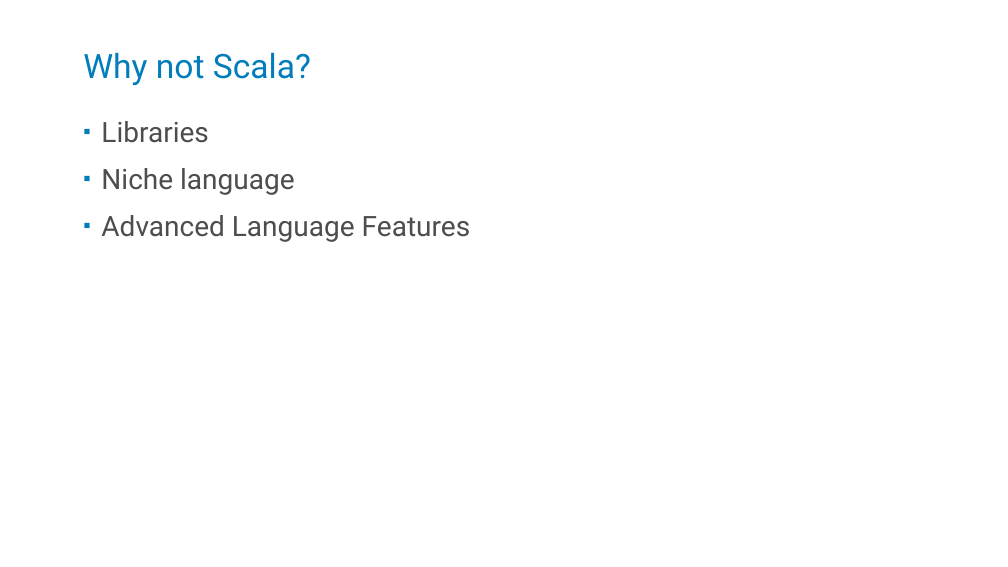
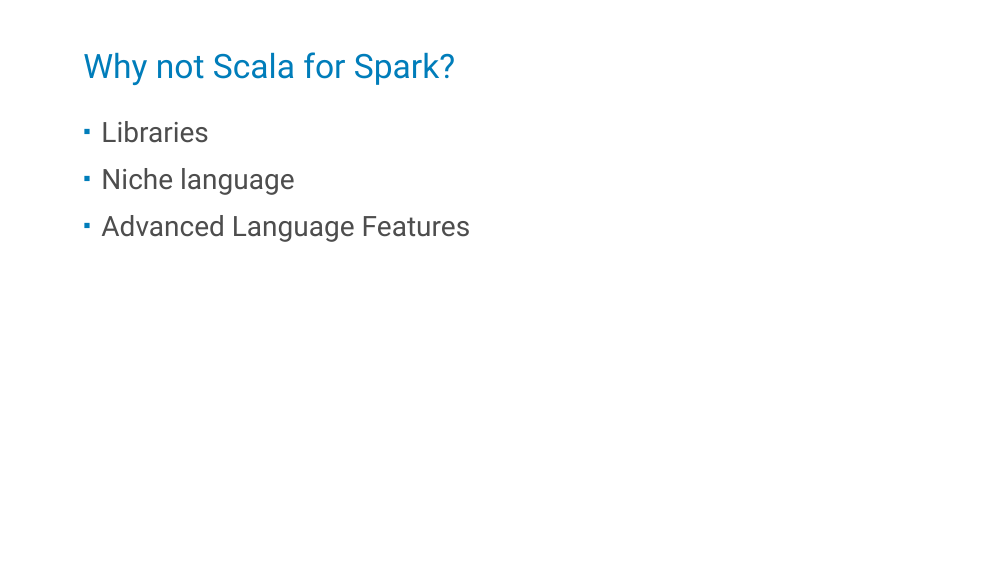
Before and after one commit to kstanaszek/SparkAndScalaInTandem, a slide deck: slide 14 of src/main/resources/slides.pptx. Drawn at 1008x567 pixels with LibreOffice and Linux fonts; fonts in the diff are those of the drawing. Boxes give left, top, right and bottom in pixels: in the first picture for what was removed or moved away, otherwise in the second. Text is boxed around its words. In the diff, an @@ line names an element or a change of style, - is before the commit and + after.

```diff
--- a/src/main/resources/slides.pptx
+++ b/src/main/resources/slides.pptx
@@ title at [83, 52, 455, 85]: text changed @@
-Why not Scala?
+Why not Scala for Spark?
```
Also in this commit, not shown: 4 other slides changed, 1 slide added.
